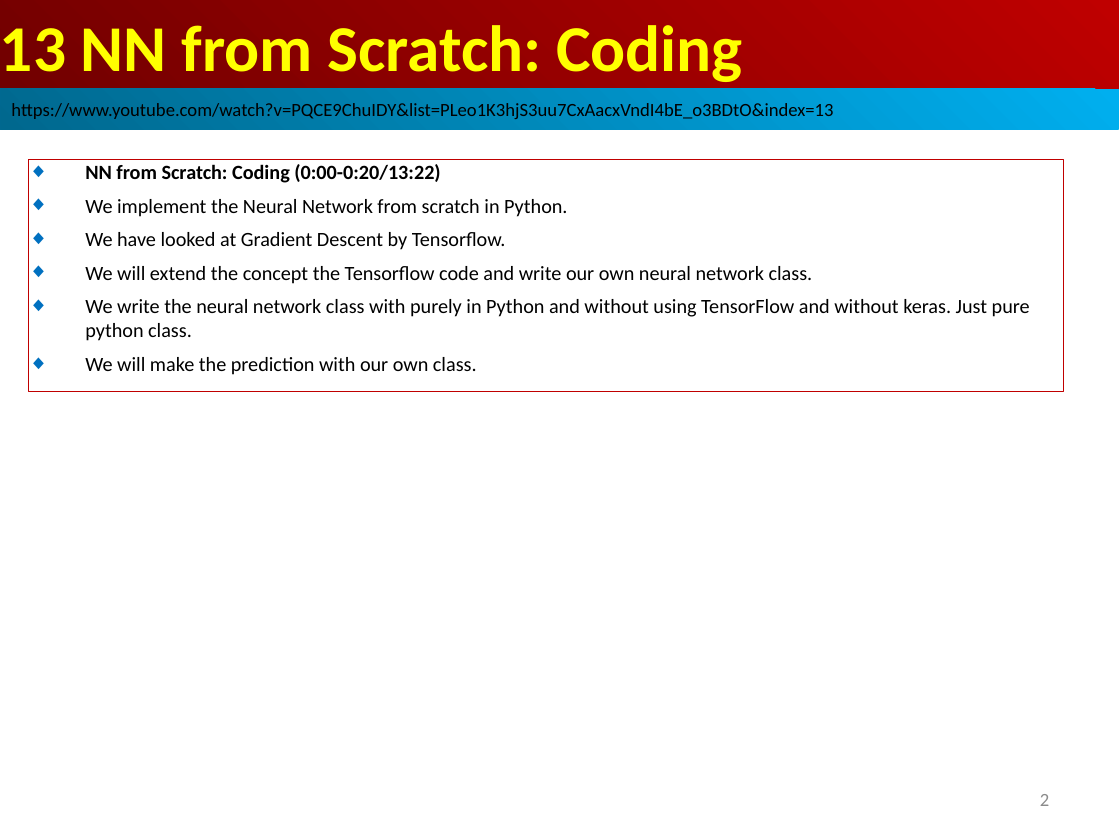
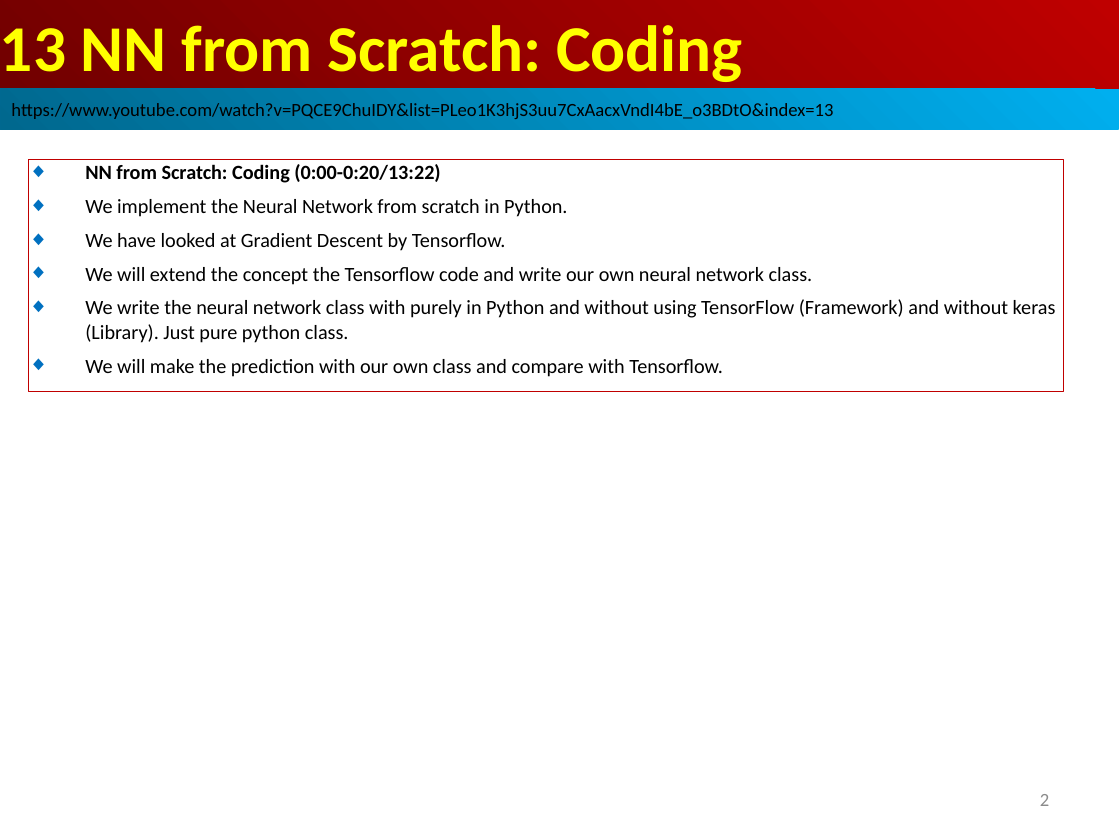
Before and after one commit to peterhchen/AIU_CS512_DL, a slide deck: slide 2 of 000_Lecture_Project/week04/01_Lecture/13_NN_Scratch.ppt. Drawn at 1120x840 pixels with LibreOffice and Linux fonts; fonts in the diff are those of the drawing. Boxes give left, top, right and bottom in pixels: in the first picture for what was removed or moved away, otherwise in the second. Text is boxed around its words. In the diff, an @@ line names an element or a change of style, - is before the commit and + after.

```diff
--- a/000_Lecture_Project/week04/01_Lecture/13_NN_Scratch.ppt
+++ b/000_Lecture_Project/week04/01_Lecture/13_NN_Scratch.ppt
@@ text in rectangle at [85, 299, 1056, 377]: text changed @@
-◆ We write the neural network class with purely in Python and without using TensorFlow and without keras. Just pure python class.
-◆ We will make the prediction with our own class.
+◆ We write the neural network class with purely in Python and without using TensorFlow (Framework) and without keras (Library). Just pure python class.
+◆ We will make the prediction with our own class and compare with Tensorflow.
```
Also in this commit, not shown: 3 other slides changed.
